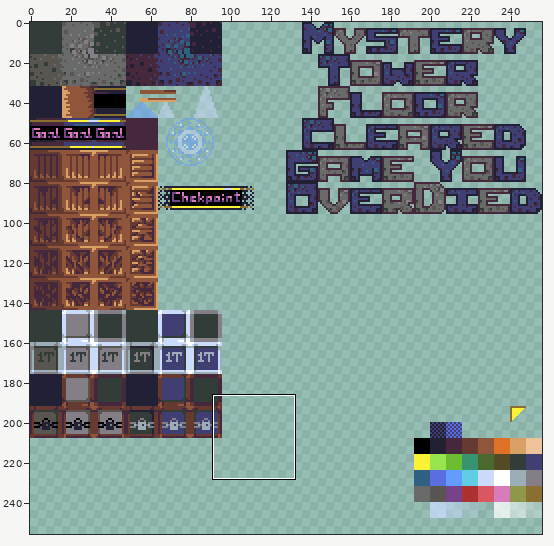
Edited in one commit: sprite sheet (Assets/textures/new-atlas.png). Above, an overview of the earlier version with the close-up marked.
Close-up. Before the commit:
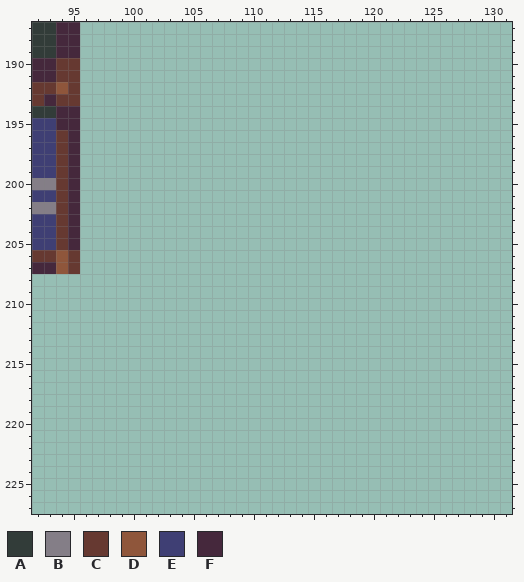
The file is 256x256 pixels. Shown: x 92..131, y 187..227. The commit also changed other parts of the picture, which this record leaves out.
Palette (. is transparent): A #323c39  B #847e87  C #663931  D #8f563b  E #3f3f74  F #45283c
Pixels before, first column x 92:
187 AAFF
188 AAFF
189 AAFF
190 FFCC
191 FFCC
192 CCDC
193 CFCC
194 AAFF
195 EEFF
196 EECF
197 EECF
198 EECF
199 EECF
200 BBCF
201 EECF
202 BBCF
203 EECF
204 EECF
205 EECF
206 CCDC
207 FFDC
Now the later version:
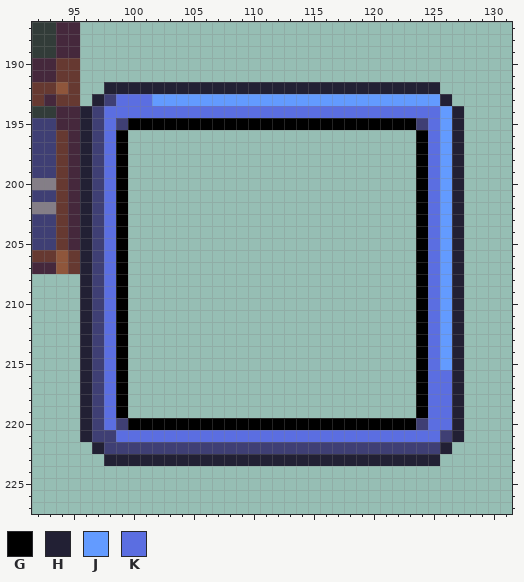
Colours new in this view: G #000000  H #222034  J #639bff  K #5b6ee1
Diff:
The author put colour E in row 193 at x 98; in row 194 at x 97; in row 195 at x 97, 99 and 124; in rows 196 to 219 at x 97; in row 220 at x 97, 99 and 124; in row 221 at x 97 to 98 and 126.
The author put colour E in row 222 at x 98 to 125.
The author put colour G in row 195 at x 100 to 123; in rows 196 to 219 at x 99 and 124; in row 220 at x 100 to 123.
The author put colour H in row 192 at x 98 to 125; in row 193 at x 97 and 126; in rows 194 to 221 at x 96 and 127; in row 222 at x 97 and 126; in row 223 at x 98 to 125.
The author put colour J in row 193 at x 102 to 125; in rows 194 to 215 at x 126.
The author put colour K in row 193 at x 99 to 101; in row 194 at x 98 to 125; in rows 195 to 215 at x 98 and 125; in rows 216 to 220 at x 98 and 125 to 126; in row 221 at x 99 to 125.
Pixel boxes of the changes (left, top, right, bottom) in both close-ups:
added: (80, 82, 464, 466)
